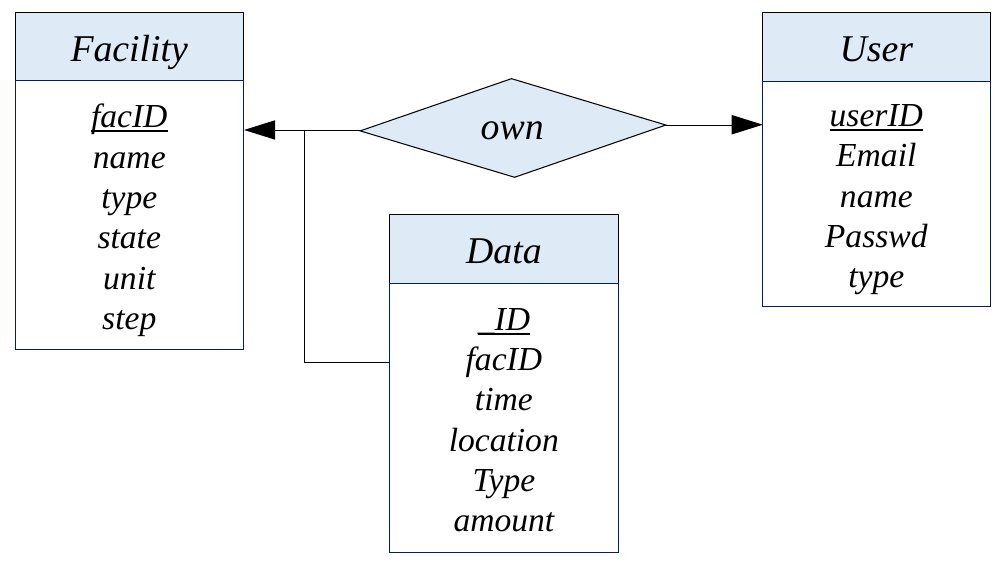
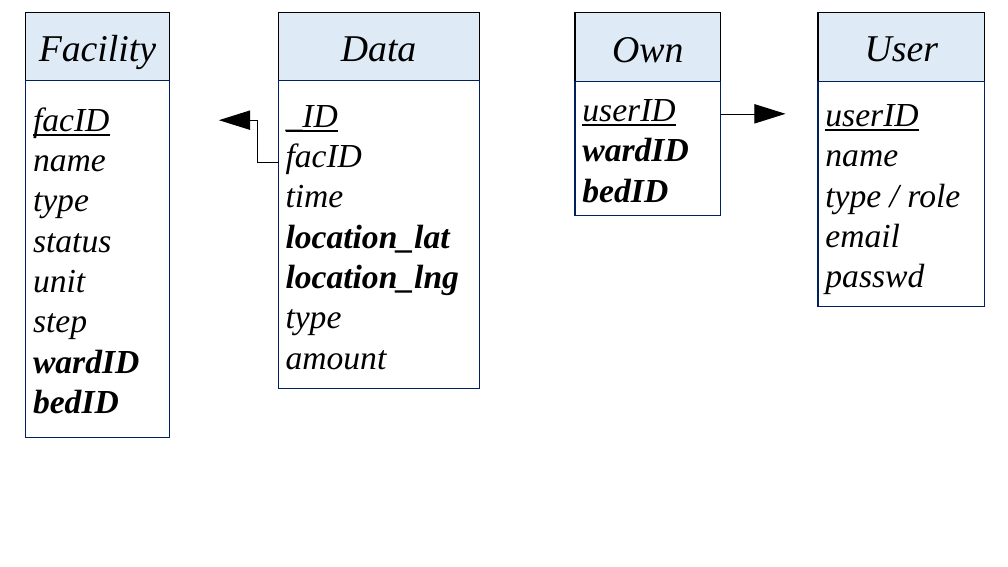
Before and after one commit to roenchina/IoT-Intelligent-Healthcare, a slide deck: slide 1 of report/assets/er.pptx. Drawn at 1008x567 pixels with LibreOffice and Linux fonts; fonts in the diff are those of the drawing. Boxes give left, top, right and bottom in pixels: in the first picture for what was removed or moved away, otherwise in the second. Text is boxed around its words. In the diff, an @@ line names an element or a change of style, - is before the commit and + after.

```diff
--- a/report/assets/er.pptx
+++ b/report/assets/er.pptx
@@ rectangle "Facility": place and size @@
-rectangle "Facility" at bbox=[15, 12, 243, 80]
+rectangle "Facility" at bbox=[26, 12, 169, 80]
@@ rectangle "Data": place and size @@
-rectangle "Data" at bbox=[389, 215, 618, 283]
+rectangle "Data" at bbox=[278, 12, 479, 80]
@@ rectangle "Own": place and size @@
-rectangle "Own" at bbox=[481, 121, 544, 140]
+rectangle "Own" at bbox=[575, 12, 721, 81]
@@ rectangle "Own" at bbox=[575, 12, 721, 81]: vertical alignment top to middle; fill none to #DEEBF7; outline none to #000000 1 pt @@
@@ rectangle "User": place and size @@
-rectangle "User" at bbox=[762, 12, 991, 81]
+rectangle "User" at bbox=[818, 12, 985, 81]
@@ parallelogram removed at bbox=[360, 41, 666, 215] @@
@@ text in rectangle at bbox=[612, 37, 683, 63]: text changed @@
-own
+Own
@@ rectangle "facID": place and size @@
-rectangle "facID" at bbox=[15, 81, 243, 350]
+rectangle "facID" at bbox=[26, 81, 169, 438]
@@ rectangle "_ID": place and size @@
-rectangle "_ID" at bbox=[389, 283, 618, 552]
+rectangle "_ID" at bbox=[278, 81, 479, 389]
@@ rectangle added at bbox=[575, 82, 721, 216], outline #002060 1 pt, 32 pt, text #000000, bold, italic @@
+userID
+wardID
+bedID
@@ rectangle "userID": place and size @@
-rectangle "userID" at bbox=[762, 81, 991, 306]
+rectangle "userID" at bbox=[818, 81, 985, 306]
@@ text in rectangle at bbox=[33, 107, 109, 339]: alignment centre to left @@
@@ triangle: place and size @@
-triangle at bbox=[246, 121, 274, 139]
+triangle at bbox=[221, 111, 250, 129]
@@ text in rectangle at bbox=[286, 105, 387, 370]: alignment centre to left @@
@@ line moved from (749, 126) - (666, 126) to (755, 114) - (721, 114) @@
@@ triangle: place and size @@
-triangle at bbox=[733, 116, 761, 134]
+triangle at bbox=[755, 104, 784, 123]
@@ text in rectangle at bbox=[825, 104, 918, 167]: alignment centre to left @@
@@ line moved from (360, 130) - (274, 130) to (257, 120) - (250, 120) @@
@@ elbow line moved from (389, 362) - (304, 130) to (278, 161) - (257, 120) @@
@@ text in rectangle at bbox=[836, 142, 916, 167]: paragraph removed @@
-Email
@@ text in rectangle at bbox=[825, 183, 960, 294]: text changed @@
-Passwd
-type
+type / role
+email
+passwd
@@ text in rectangle at bbox=[33, 233, 111, 253]: text changed @@
-state
+status
@@ text in rectangle at bbox=[286, 224, 459, 335]: text changed; bold on @@
-location
-Type
+location_lat
+location_lng
+type
@@ text in rectangle at bbox=[33, 349, 139, 414]: paragraphs added @@
+wardID
+bedID
```
Also in this commit, not shown: 1 slide added, 1 other file.
